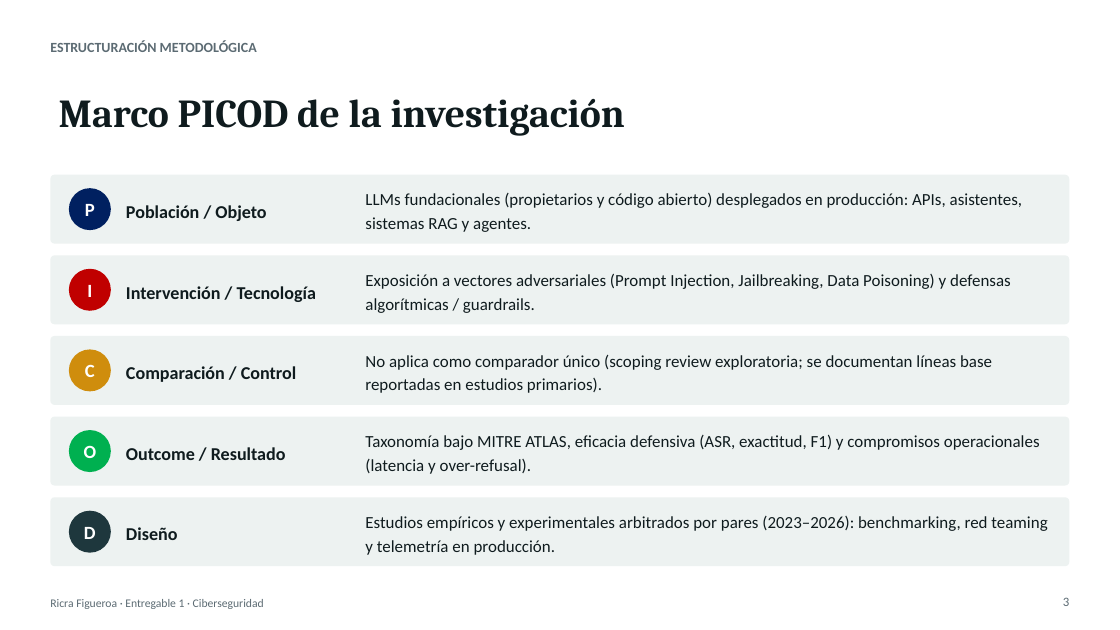
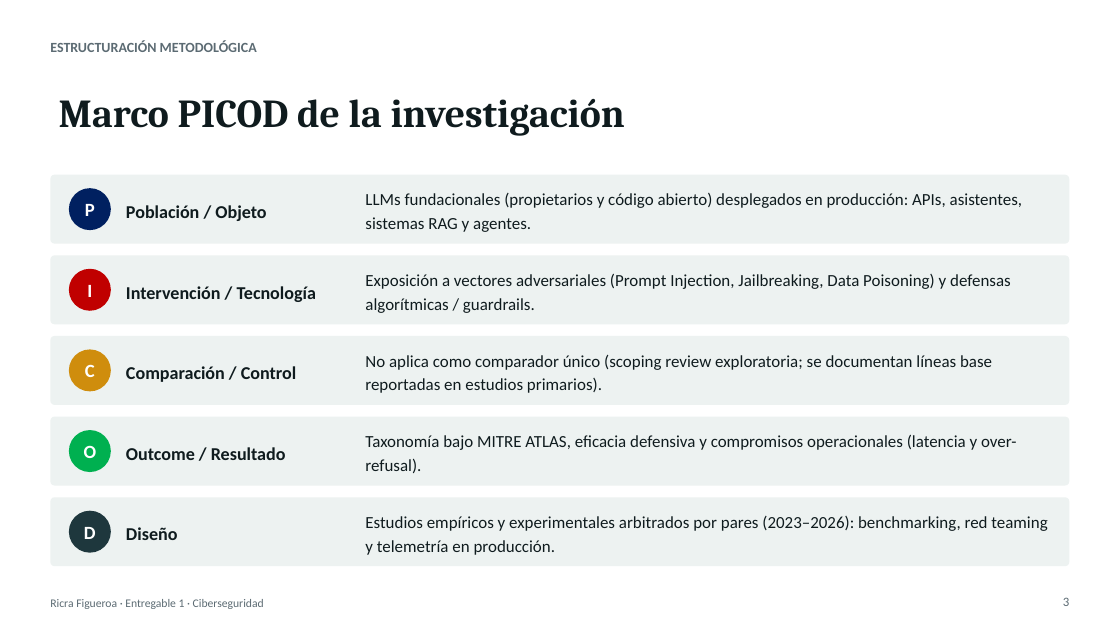
Before and after one commit to TeVerde29/trabajo-investigacion, a slide deck: slide 3 of Ricra_Figueroa_Pedro_Giovanni_Entregable1.pptx. Drawn at 1120x630 pixels with LibreOffice and Linux fonts; fonts in the diff are those of the drawing. Boxes give left, top, right and bottom in pixels: in the first picture for what was removed or moved away, otherwise in the second. Text is boxed around its words. In the diff, an @@ line names an element or a change of style, - is before the commit and + after.

```diff
--- a/Ricra_Figueroa_Pedro_Giovanni_Entregable1.pptx
+++ b/Ricra_Figueroa_Pedro_Giovanni_Entregable1.pptx
@@ text at (x1=365, y1=435, x2=1016, y2=473): text changed @@
-Taxonomía bajo MITRE ATLAS, eficacia defensiva (ASR, exactitud, F1) y compromisos operacionales (latencia y over-refusal).
+Taxonomía bajo MITRE ATLAS, eficacia defensiva y compromisos operacionales (latencia y over-refusal).
```
Also in this commit, not shown: 3 other slides changed.
